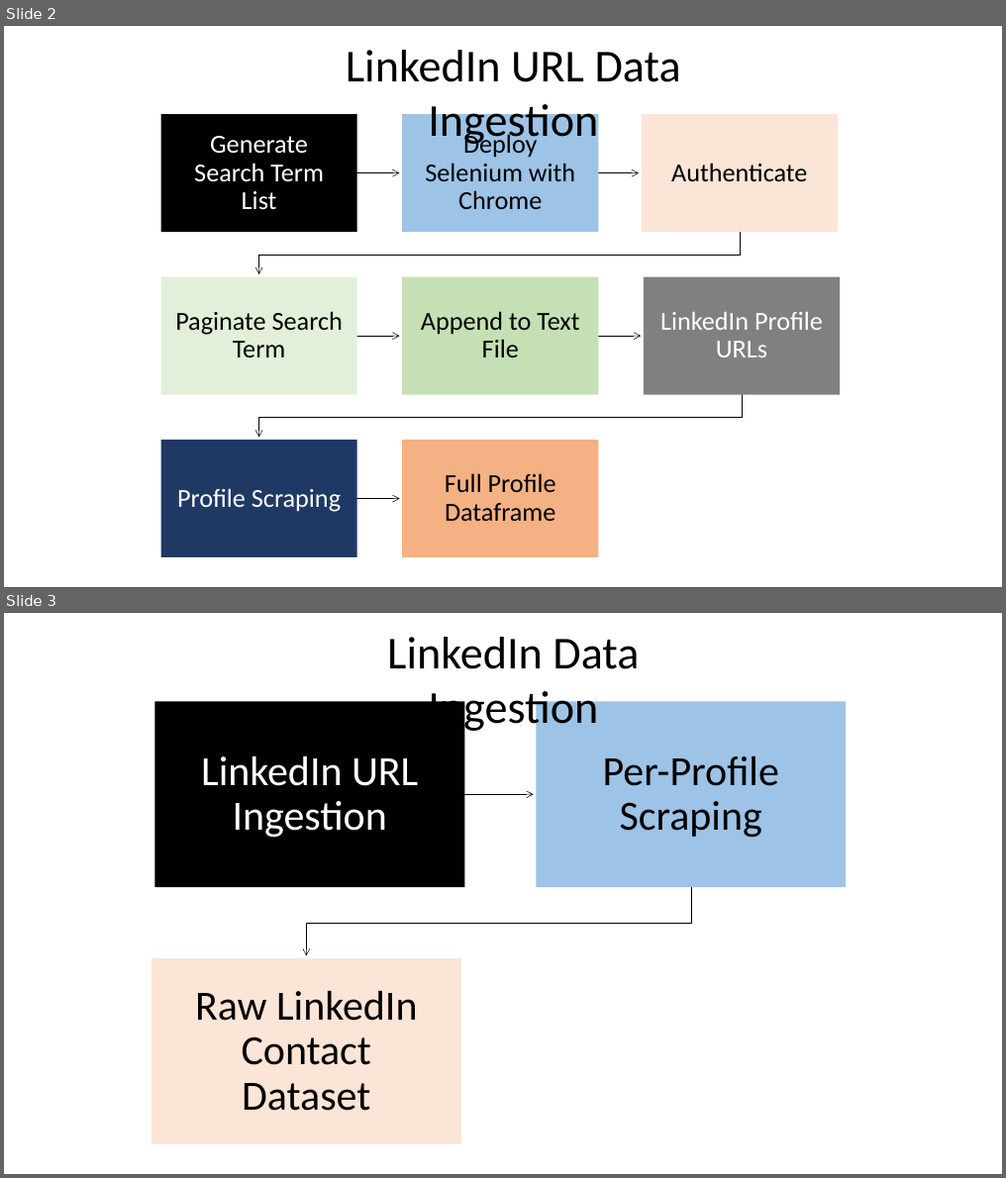
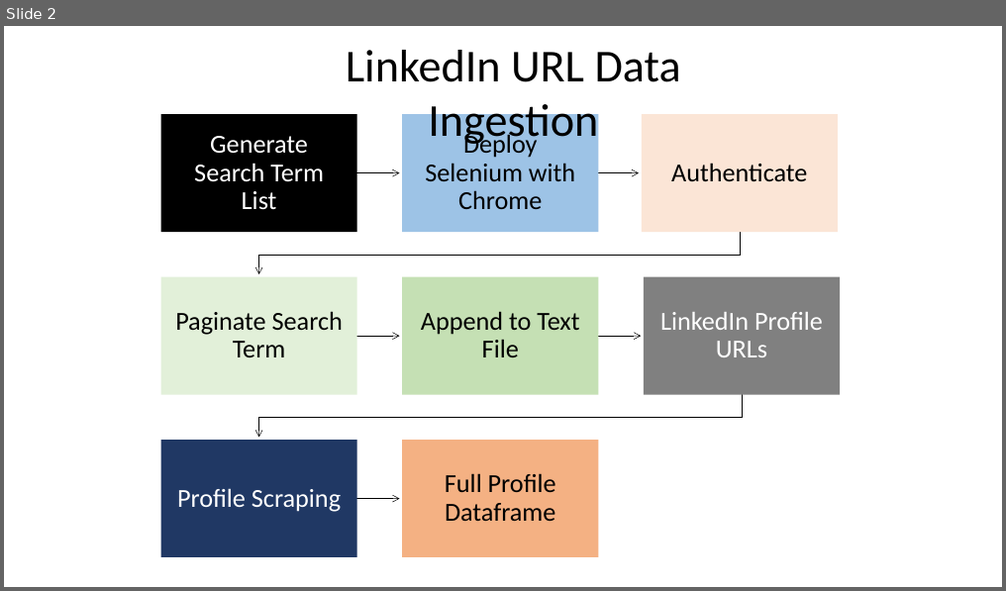
Before and after one commit to kayfilipp/HigherME, a slide deck: pipeline.pptx. Shown one above the other, each under a label of ours: slides 2 and 3 before the commit, slide 2 after it. The pictures are 1006x1178 and 1006x591 pixels, drawn with LibreOffice and Linux fonts; fonts in the diff are those of the drawing. Boxes give left, top, right and bottom in pixels: in the first picture for what was removed or moved away, otherwise in the second. Text is boxed around its words. In the diff, an @@ line names an element or a change of style, - is before the commit and + after.

```diff
--- a/pipeline.pptx
+++ b/pipeline.pptx
@@ slide 3 removed at (x1=4, y1=613, x2=1002, y2=1174), background #FFFFFF @@
@@ text removed at (x1=387, y1=637, x2=639, y2=735) @@
-LinkedIn Data Ingestion
@@ group removed at (x1=152, y1=701, x2=846, y2=1145): 3 rectangles, 3 texts, 2 freeform shapes @@
-LinkedIn URL Ingestion
-Per-Profile Scraping
-Raw LinkedIn Contact Dataset
```
Also in this commit, not shown: 1 slide added, 1 other slide removed, 1 other file.
